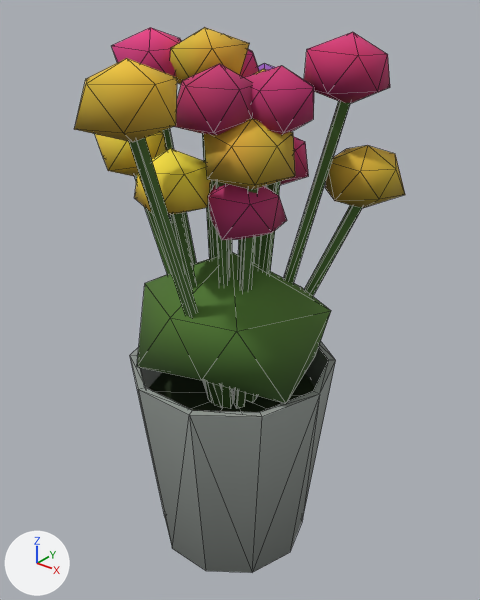
Before and after pictures for a commit that changed the glTF model games/yorimichi/assets/belmonte/meshes/SM_BM_BP_FlowerBucket.glb.
Rendered twice from a 50 mm lens placed at (0.513, -0.624, 0.782), pointed at (0.01, 0.006, 0.391). Lighting does not change. The marker at lower left points along +X, +Y and +Z. The first picture is the older version. Mesh edges are drawn as thin lines. Vertices at exactly the same position are counted once.

Script lines for the objects in view, before the commit:
```python
me_sm_bp_flowerbucket = bpy.data.meshes.new('SM_BP_FlowerBucket')
me_sm_bp_flowerbucket.from_pydata(...)  # 367 vertices, 578 faces; spans x -0.16..0.168, y -0.221..0.19, z 0.0..0.728
me_sm_bp_flowerbucket.materials.append(mat_bm_000_m_vcol_009)
ob_sm_bm_bp_flowerbucket = bpy.data.objects.new('SM_BM_BP_FlowerBucket', me_sm_bp_flowerbucket)
ob_sm_bm_bp_flowerbucket.location = (0.0, 0.0, 0.0)
```
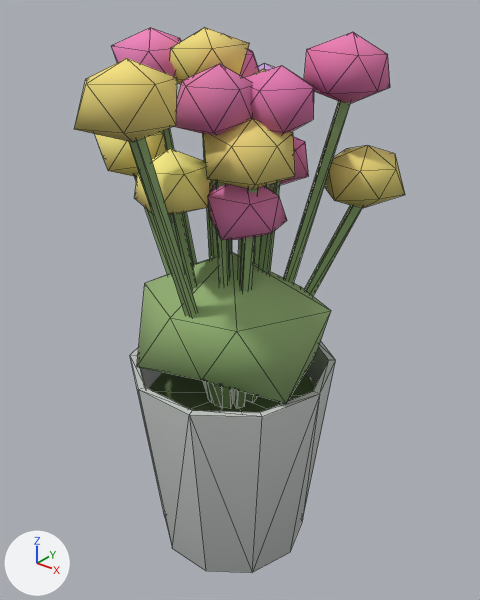
Location of each change, (x1, y1, x2, y2) in pixels of the pictures (480 x 600 px):
part 1 of me_sm_bp_flowerbucket, recoloured (dark green to green): (129, 80, 362, 412) in both
part 2 of me_sm_bp_flowerbucket, recoloured (lighter): (74, 27, 405, 417) in both
part 3 of me_sm_bp_flowerbucket, recoloured (lighter): (112, 28, 390, 573) in both

The change, as a list of edits to the scene's bpy script:
```text
Change me_sm_bp_flowerbucket:
    where me_sm_bp_flowerbucket.from_pydata(...)  # 367 vertices, 578 faces; spans x -0.16..0.168, y -0.221..0.19, z 0.0..0.728
    used by ob_sm_bm_bp_flowerbucket; location = (0.0, 0.0, 0.0)
    me_sm_bp_flowerbucket part 1: 255 faces centred in x -0.13..0.128, y -0.169..0.136, z 0.1..0.668 are repainted in the vertex colours; the middle colour goes from dark green #426629 to green #8baa70
    me_sm_bp_flowerbucket part 2: 152 faces centred in x -0.149..0.165, y -0.214..0.148, z 0.2..0.716 are repainted in the vertex colours; the middle colour goes from yellow #cba631 to yellow #e7d379
    me_sm_bp_flowerbucket part 3: 171 faces centred in x -0.152..0.144, y -0.132..0.179, z 0.1..0.714 are repainted in the vertex colours; the middle colour goes from pink #a2306c to pink #d178ae
```
